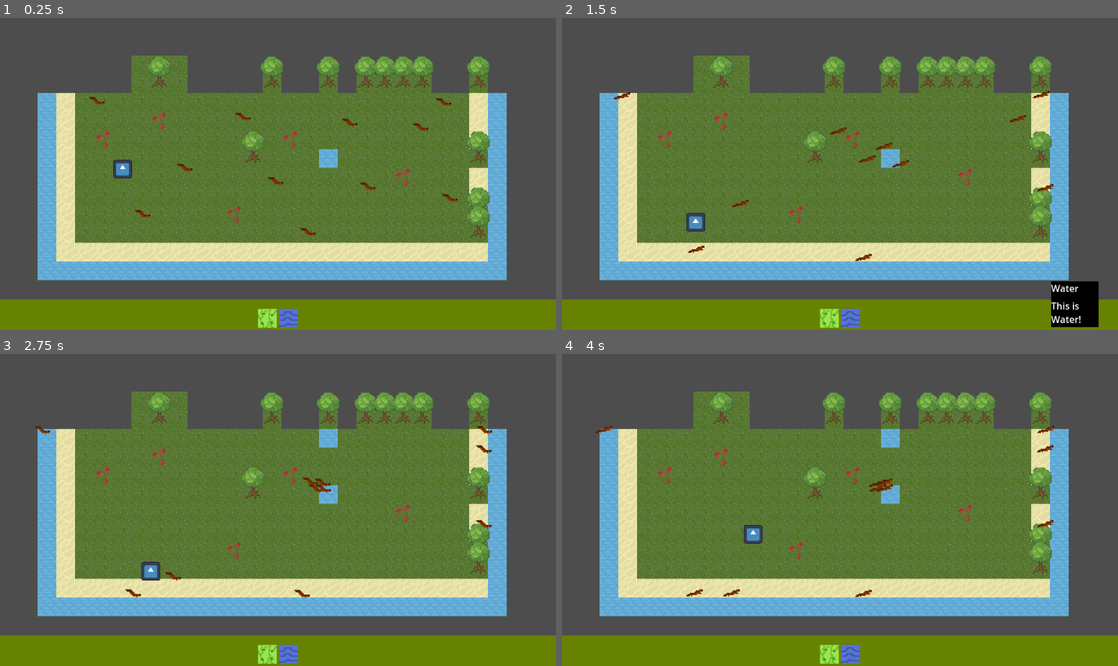
Above: before the commit, frames 1-4 (two rows, left to right).
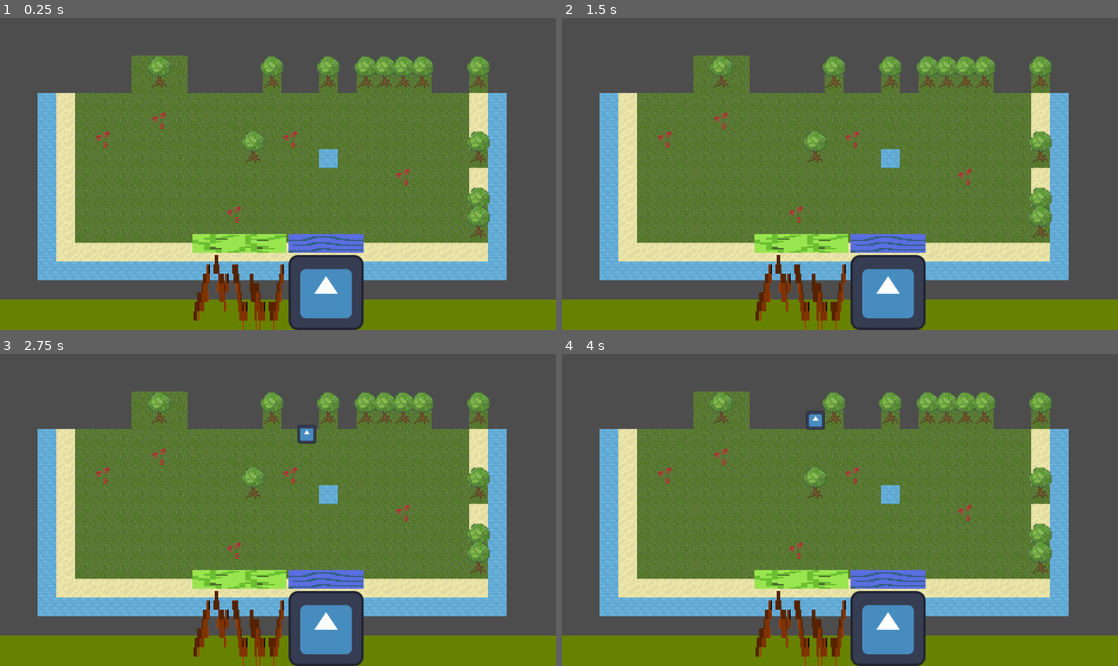
Above: after the commit, the same moments.

Repository: zliebowitz/ld56
Game: Godot game, scene res://tilemap.tscn
Two runs of this game, one before a commit and one after it. Both use one fixed random seed, a clock stepped at 60 frames per second and the inputs below. The engine's default icon, where the game draws it, is replaced by a stand-in: a white triangle on a blue panel in a dark square.
Inputs (mouse positions are in pixels of both pictures, inside the frame that each line leads up to):
- Up to frame 1 (0.25 s): no input
- Up to frame 2 (1.5 s): move the mouse to (828, 317) at 0.52 s; click (828, 317) at 0.6 s; move the mouse to (851, 317) at 1.27 s; click (851, 317) at 1.35 s
- Up to frame 3 (2.75 s): move the mouse to (333, 441) at 2.02 s; click (333, 441) at 2.1 s
- Up to frame 4 (4 s): move the mouse to (812, 572) at 2.77 s; click (812, 572) at 2.85 s; move the mouse to (1006, 556) at 3.52 s; click (1006, 556) at 3.6 s

The runs differ from the first frame. In frame 1, 6.8% of the frame differs, in the area x 16-83%, y 25-100%; in frame 2, 8.0%, in the area x 9-97%, y 23-100%; in frame 3, 7.1%; in frame 4, 7.1%.

Commit message:
Add animal via gui

Diff:
--- a/Assets/Scripts/tilemap.gd
+++ b/Assets/Scripts/tilemap.gd
@@ -12,6 +12,12 @@
 var is_placing_tile := false
 var selected_tile_id := -1
 
+var is_placing_animal := false
+var animal_name: String
+var animal_resource: PackedScene
+var animal_descriptor: String
+var animal_parent: Node
+
 signal tile_placed
 
 func _ready() -> void:
@@ -22,22 +28,49 @@
 			sprite_id_map.append(spritelayer.get_cell_source_id(coords))
 
 func _unhandled_input(_event: InputEvent) -> void:
-	if Input.is_action_just_pressed("click") and is_placing_tile:
-		var coords = floor(get_global_mouse_position()/tile_size)
+	if Input.is_action_just_pressed("click"):
+		var mouse_pos := get_global_mouse_position()
+		var coords = floor(mouse_pos/tile_size)
 		var cell_id = get_cell_source_id(coords)
 
 		#If we haven't initialized a tile there, don't place a new one
 		if cell_id == -1:
 			return
-		place_tile(coords, selected_tile_id)
-		is_placing_tile = false
-		selected_tile_id = -1
-		tile_placed.emit()
+		if is_placing_tile:
+			place_tile(coords, selected_tile_id)
+			is_placing_tile = false
+			selected_tile_id = -1
+			tile_placed.emit()
+		elif is_placing_animal:
+			var animal: Animal = animal_resource.instantiate()
+			if animal.movement_mode == Animal.Movement.WALKING and cell_id == 2: # water
+				animal.free()
+				return
+			if animal.movement_mode == Animal.Movement.SWIMMING and cell_id != 2: # water
+				animal.free()
+				return
+			animal.position = mouse_pos
+			animal_parent.add_child(animal)
+			is_placing_animal = false
+
+
+
 
 
 func select_tile(tile_id: int) -> void:
 	selected_tile_id = tile_id
 	is_placing_tile = true
+	is_placing_animal = false
+
+
+func select_animal(name: String, resource: PackedScene, descriptor: String, parent: Node) -> void:
+	animal_name = name
+	animal_resource = resource
+	animal_descriptor = descriptor
+	animal_parent = parent
+	is_placing_tile = false
+	is_placing_animal = true
+
 
 
 func place_tile(coords: Vector2i, map_id: int = -1, sprite_id: int = -1):
--- /dev/null
+++ b/Assets/Scripts/ui_animal.gd
@@ -0,0 +1,15 @@
+extends TextureRect
+
+@export var animal_name: String
+@export var animal_resource: PackedScene
+@export_multiline var description: String
+@export var animal_parent: Node
+
+signal ui_animal_selected(animal_name: String, animal_resource: PackedScene, descriptor: String, animal_parent: Node)
+
+
+
+func _on_gui_input(event: InputEvent) -> void:
+	if event is InputEventMouse and Input.is_action_just_pressed("click"):
+		ui_animal_selected.emit(animal_name, animal_resource, description, animal_parent)
+		accept_event()
--- a/tilemap.tscn
+++ b/tilemap.tscn
@@ -10,8 +10,11 @@
 [ext_resource type="PackedScene" uid="uid://c7jae8icnl10y" path="res://Assets/Scenes/tree_grass.tscn" id="4_p0cog"]
 [ext_resource type="PackedScene" uid="uid://78dhmemtgfvq" path="res://Assets/Scenes/ui_tile.tscn" id="5_mvtnu"]
 [ext_resource type="PackedScene" uid="uid://dldn4i6xcprqe" path="res://Assets/Scenes/nut.tscn" id="6_bbixn"]
+[ext_resource type="Script" path="res://Assets/Scripts/ui_animal.gd" id="11_gm37g"]
+[ext_resource type="Texture2D" uid="uid://0mckfbgo642b" path="res://Graphics/Squirrel/Squirrel Run.png" id="11_huu1q"]
 [ext_resource type="PackedScene" uid="uid://knj83fof2f5h" path="res://Assets/Scripts/Animals/Squirrel.tscn" id="11_w0jgb"]
-[ext_resource type="PackedScene" path="res://Assets/Scripts/Animals/Hawk.tscn" id="12_4q3w6"]
+[ext_resource type="PackedScene" uid="uid://q7wdqby8w0rk" path="res://Assets/Scripts/Animals/Hawk.tscn" id="12_4q3w6"]
+[ext_resource type="Texture2D" uid="uid://onur23p6t6ge" path="res://icon.svg" id="14_nhw0j"]
 
 [sub_resource type="TileSetAtlasSource" id="TileSetAtlasSource_47fab"]
 texture = ExtResource("1_lp1ne")
@@ -113,7 +116,6 @@
 
 [sub_resource type="TileSetScenesCollectionSource" id="TileSetScenesCollectionSource_ajo5h"]
 scenes/0/scene = ExtResource("6_bbixn")
-scenes/0/display_placeholder = ExtResource("6_bbixn")
 
 [sub_resource type="TileSet" id="TileSet_8s1cn"]
 tile_size = Vector2i(32, 32)
@@ -177,6 +179,24 @@
 tile_id = 2
 description = "This is Water!"
 
+[node name="UI_Squirrel" type="TextureRect" parent="CanvasLayer/GridContainer" node_paths=PackedStringArray("animal_parent")]
+layout_mode = 2
+texture = ExtResource("11_huu1q")
+script = ExtResource("11_gm37g")
+animal_name = "Squirrel"
+animal_resource = ExtResource("11_w0jgb")
+description = "It is a squirrel!"
+animal_parent = NodePath("../../../Animals/Squirels")
+
+[node name="Ui_Hawks" type="TextureRect" parent="CanvasLayer/GridContainer" node_paths=PackedStringArray("animal_parent")]
+layout_mode = 2
+texture = ExtResource("14_nhw0j")
+script = ExtResource("11_gm37g")
+animal_name = "Hawk"
+animal_resource = ExtResource("12_4q3w6")
+description = "It's a hawk!"
+animal_parent = NodePath("../../../Animals/Hawks")
+
 [node name="Description" type="ColorRect" parent="CanvasLayer"]
 visible = false
 offset_left = 834.0
@@ -197,108 +217,16 @@
 offset_right = 80.0
 offset_bottom = 79.0
 
-[node name="Squirrel" parent="." instance=ExtResource("11_w0jgb")]
-position = Vector2(459, 285)
-state_list = Array[int]([0, 1, 2, 4])
-state_timers = [10.0, 3.0, 10.0, 3.0, 10.0]
-animal_name = "Squirrel"
-speed = 50.0
-dna_value = 10
-food_class = "Nut"
-
-[node name="Squirrel2" parent="." instance=ExtResource("11_w0jgb")]
-position = Vector2(316, 243)
-state_list = Array[int]([0, 1, 2, 4])
-state_timers = [10.0, 3.0, 10.0, 3.0, 10.0]
-animal_name = "Squirrel"
-speed = 50.0
-dna_value = 10
-food_class = "Nut"
-
-[node name="Squirrel3" parent="." instance=ExtResource("11_w0jgb")]
-position = Vector2(245, 322)
-state_list = Array[int]([0, 1, 2, 4])
-state_timers = [10.0, 3.0, 10.0, 3.0, 10.0]
-animal_name = "Squirrel"
-speed = 50.0
-dna_value = 10
-food_class = "Nut"
-
-[node name="Squirrel4" parent="." instance=ExtResource("11_w0jgb")]
-position = Vector2(176, 143)
-state_list = Array[int]([0, 1, 2, 4])
-state_timers = [10.0, 3.0, 10.0, 3.0, 10.0]
-animal_name = "Squirrel"
-speed = 50.0
-dna_value = 10
-food_class = "Nut"
-
-[node name="Squirrel5" parent="." instance=ExtResource("11_w0jgb")]
-position = Vector2(402, 163)
-state_list = Array[int]([0, 1, 2, 4])
-state_timers = [10.0, 3.0, 10.0, 3.0, 10.0]
-animal_name = "Squirrel"
-speed = 50.0
-dna_value = 10
-food_class = "Nut"
-
-[node name="Squirrel6" parent="." instance=ExtResource("11_w0jgb")]
-position = Vector2(604, 170)
-state_list = Array[int]([0, 1, 2, 4])
-state_timers = [10.0, 3.0, 10.0, 3.0, 10.0]
-animal_name = "Squirrel"
-speed = 50.0
-dna_value = 10
-food_class = "Nut"
-
-[node name="Squirrel7" parent="." instance=ExtResource("11_w0jgb")]
-position = Vector2(636, 295)
-state_list = Array[int]([0, 1, 2, 4])
-state_timers = [10.0, 3.0, 10.0, 3.0, 10.0]
-animal_name = "Squirrel"
-speed = 50.0
-dna_value = 10
-food_class = "Nut"
-
-[node name="Squirrel8" parent="." instance=ExtResource("11_w0jgb")]
-position = Vector2(527, 353)
-state_list = Array[int]([0, 1, 2, 4])
-state_timers = [10.0, 3.0, 10.0, 3.0, 10.0]
-animal_name = "Squirrel"
-speed = 50.0
-dna_value = 10
-food_class = "Nut"
-
-[node name="Squirrel9" parent="." instance=ExtResource("11_w0jgb")]
-position = Vector2(704, 189)
-state_list = Array[int]([0, 1, 2, 4])
-state_timers = [10.0, 3.0, 10.0, 3.0, 10.0]
-animal_name = "Squirrel"
-speed = 50.0
-dna_value = 10
-food_class = "Nut"
-
-[node name="Squirrel10" parent="." instance=ExtResource("11_w0jgb")]
-position = Vector2(754, 311)
-state_list = Array[int]([0, 1, 2, 4])
-state_timers = [10.0, 3.0, 10.0, 3.0, 10.0]
-animal_name = "Squirrel"
-speed = 50.0
-dna_value = 10
-food_class = "Nut"
-
-[node name="Squirrel11" parent="." instance=ExtResource("11_w0jgb")]
-position = Vector2(743, 145)
-state_list = Array[int]([0, 1, 2, 4])
-state_timers = [10.0, 3.0, 10.0, 3.0, 10.0]
-animal_name = "Squirrel"
-speed = 50.0
-dna_value = 10
-food_class = "Nut"
-
-[node name="Hawk" parent="." instance=ExtResource("12_4q3w6")]
-position = Vector2(201, 241)
+[node name="Animals" type="Node" parent="."]
+
+[node name="Squirels" type="Node" parent="Animals"]
+
+[node name="Hawks" type="Node" parent="Animals"]
 
 [connection signal="tile_placed" from="TileMapLayer" to="CanvasLayer" method="_on_tile_map_layer_tile_placed"]
 [connection signal="ui_tile_selected" from="CanvasLayer/GridContainer/UI_Tile" to="CanvasLayer" method="_on_ui_tile_selected"]
 [connection signal="ui_tile_selected" from="CanvasLayer/GridContainer/UI_Tile2" to="CanvasLayer" method="_on_ui_tile_selected"]
+[connection signal="gui_input" from="CanvasLayer/GridContainer/UI_Squirrel" to="CanvasLayer/GridContainer/UI_Squirrel" method="_on_gui_input"]
+[connection signal="ui_animal_selected" from="CanvasLayer/GridContainer/UI_Squirrel" to="TileMapLayer" method="select_animal"]
+[connection signal="gui_input" from="CanvasLayer/GridContainer/Ui_Hawks" to="CanvasLayer/GridContainer/Ui_Hawks" method="_on_gui_input"]
+[connection signal="ui_animal_selected" from="CanvasLayer/GridContainer/Ui_Hawks" to="TileMapLayer" method="select_animal"]
Not shown: 1 places in tilemap.tscn that only renumber resources
